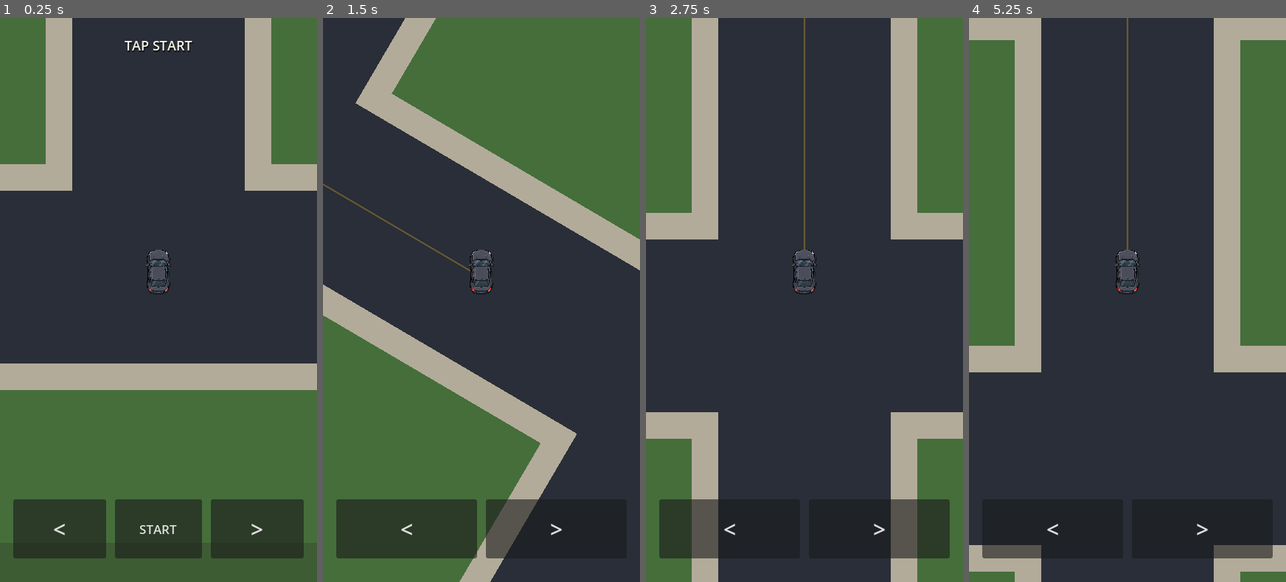
Above: before the commit, frames 1-4 (left to right).
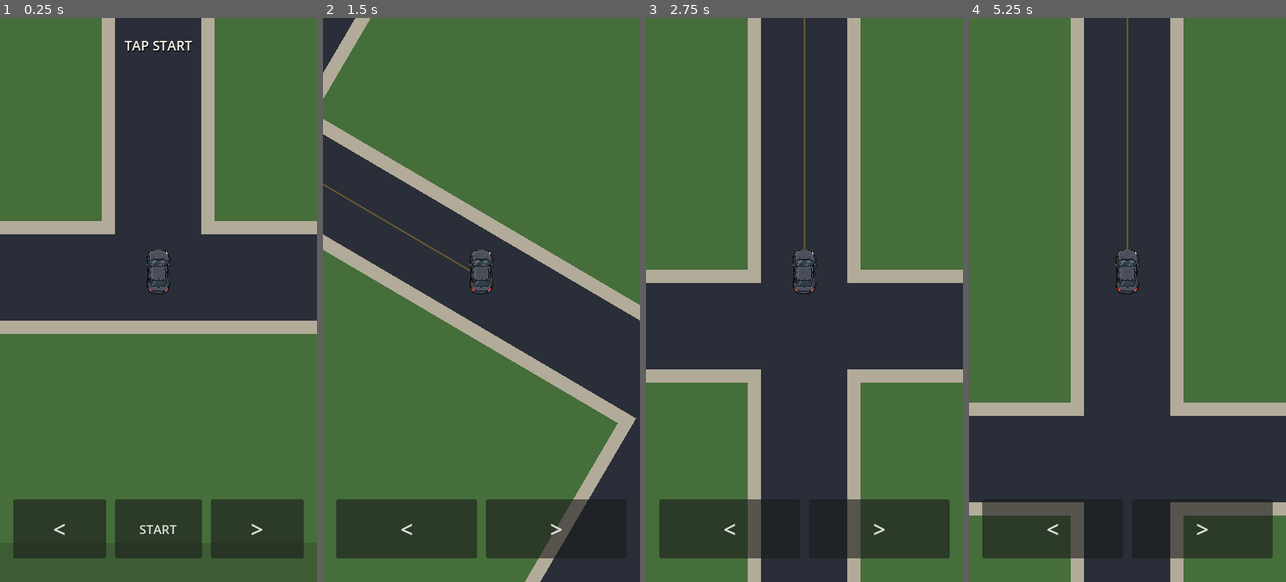
Above: after the commit, the same moments.

Repository: patrickcallahancomedy/comedian
Game: Godot game, scene res://scenes/drive/drive_module.tscn
The game is run twice, just before and just after one commit, with the same random seed, the same clock (stepped at 60 frames per second) and the same inputs.
Inputs (mouse positions are in pixels of both pictures, inside the frame that each line leads up to):
- Up to frame 1 (0.25 s): no input
- Up to frame 2 (1.5 s): click "START" at 0.5 s; tap Enter (ui_accept) at 1.25 s; move the mouse to (551, 271) at 1.27 s; hold Right from 1.28 s (still down); tap Space at 1.35 s; click (551, 271) at 1.42 s
- Up to frame 3 (2.75 s): tap Enter (ui_accept) at 1.52 s; release Right at 2 s; drag from (741, 328) to (788, 412) at 2.02 s
- Up to frame 4 (5.25 s): move the mouse to (1159, 175) at 2.77 s; hold Right 2.78-3.5 s; tap Space at 2.85, 4.35 s; drag from (1111, 412) to (1032, 215) at 3.52 s; move the mouse to (1222, 384) at 4.27 s; hold Left 4.28-5 s; tap Enter (ui_accept) at 4.52 s; drag from (1032, 215) to (1079, 159) at 5.02 s

The runs differ from the first frame. In frame 1, 33% of the frame differs, in the area x 0-100%, y 0-66%; in frame 2, 36%; in frame 3, 44%; in frame 4, 45%, in the area x 0-100%, y 0-100%.

Commit message:
Keep doubled road length with skinny widths

Diff:
--- a/godot/scripts/drive/drive_grid_controller.gd
+++ b/godot/scripts/drive/drive_grid_controller.gd
@@ -27,8 +27,8 @@
 const NEIGHBORHOOD_COLOR := Color(0.27, 0.43, 0.23)
 const NEIGHBORHOOD_SIDEWALK_COLOR := Color(0.70, 0.67, 0.60)
 const NEIGHBORHOOD_ROAD_COLOR := Color(0.16, 0.18, 0.22)
-const NEIGHBORHOOD_ROAD_WIDTH := 26.0
-const NEIGHBORHOOD_SIDEWALK_WIDTH := 34.0
+const NEIGHBORHOOD_ROAD_WIDTH := 13.0
+const NEIGHBORHOOD_SIDEWALK_WIDTH := 17.0
 const NEIGHBORHOOD_VISUAL_PADDING_CELLS := 1.5
 const NEIGHBORHOOD_EDGE_COLOR := Color(0.24, 0.36, 0.20)
 const RAMP_ASPHALT_COLOR := Color(0.12, 0.13, 0.15)
@@ -37,7 +37,7 @@
 const RAMP_EDGE_COLOR := Color(0.95, 0.94, 0.88, 0.92)
 const RAMP_GUIDE_COLOR := Color(1.0, 0.78, 0.24, 0.90)
 const RAMP_TEXTURE_COLOR := Color(0.04, 0.045, 0.055, 0.26)
-const RAMP_TERRAIN_PADDING := 144.0
+const RAMP_TERRAIN_PADDING := 72.0
 const HIGHWAY_ASPHALT_COLOR := Color(0.115, 0.125, 0.145)
 const HIGHWAY_ASPHALT_ALT := Color(0.135, 0.145, 0.165)
 const HIGHWAY_TEXTURE_COLOR := Color(0.04, 0.045, 0.055, 0.22)
@@ -48,14 +48,14 @@
 const HIGHWAY_TERRAIN_COLOR := Color(0.20, 0.29, 0.20)
 const HIGHWAY_TERRAIN_ALT := Color(0.23, 0.32, 0.22)
 const HIGHWAY_TERRAIN_GRID_COLOR := Color(0.08, 0.12, 0.08, 0.24)
-const HIGHWAY_TERRAIN_PADDING := 180.0
-const HIGHWAY_TERRAIN_CELL := 40.0
+const HIGHWAY_TERRAIN_PADDING := 90.0
+const HIGHWAY_TERRAIN_CELL := 20.0
 const CITY_GROUND_COLOR := Color(0.24, 0.255, 0.27)
 const CITY_SIDEWALK_COLOR := Color(0.52, 0.52, 0.50)
 const CITY_SIDEWALK_EDGE := Color(0.68, 0.67, 0.63, 0.55)
 const CITY_ROAD_COLOR := Color(0.105, 0.115, 0.13)
-const CITY_ROAD_WIDTH := 40.0
-const CITY_SIDEWALK_WIDTH := 60.0
+const CITY_ROAD_WIDTH := 20.0
+const CITY_SIDEWALK_WIDTH := 30.0
 const CITY_BUILDING_COLORS := [
 	Color(0.28, 0.25, 0.23),
 	Color(0.32, 0.30, 0.28),
@@ -953,7 +953,7 @@
 	var start_center_y := MAP.neighborhood_cell_center(MAP.NEIGHBORHOOD_GATE).y
 	var end_center_y := MAP.highway_entry_point().y
 	var start_half_width := NEIGHBORHOOD_ROAD_WIDTH * 0.5 + extra_width
-	var end_half_width := 28.0 + extra_width
+	var end_half_width := 14.0 + extra_width
 
 	return PackedVector2Array([
 		Vector2(rect.position.x, start_center_y - start_half_width),
@@ -971,7 +971,7 @@
 	).y
 	var end_center_y := _city_entry_point().y
 	var start_half_width := MAP.HIGHWAY_LANE_WIDTH * 0.5 + extra_width
-	var end_half_width := 44.0 + extra_width
+	var end_half_width := 22.0 + extra_width
 
 	return PackedVector2Array([
 		Vector2(rect.position.x, start_center_y - start_half_width),
--- a/godot/scripts/drive/drive_grid_map.gd
+++ b/godot/scripts/drive/drive_grid_map.gd
@@ -10,13 +10,13 @@
 
 const NEIGHBORHOOD_CELL := 80
 const HIGHWAY_CELL := 40
-const HIGHWAY_LANE_WIDTH := 20
+const HIGHWAY_LANE_WIDTH := 10
 const CITY_CELL := 120
 
 const NEIGHBORHOOD_RECT := Rect2(20, 620, 320, 320)
-const CONNECTOR_ONE_RECT := Rect2(340, 720, 160, 40)
-const HIGHWAY_RECT := Rect2(500, 700, 600, 80)
-const CONNECTOR_TWO_RECT := Rect2(1100, 760, 160, 40)
+const CONNECTOR_ONE_RECT := Rect2(340, 730, 160, 20)
+const HIGHWAY_RECT := Rect2(500, 720, 600, 40)
+const CONNECTOR_TWO_RECT := Rect2(1100, 760, 160, 20)
 const CITY_RECT := Rect2(1260, 480, 480, 480)
 
 const NEIGHBORHOOD_SIZE := Vector2i(4, 4)
--- a/godot/tests/drive_grid_test.gd
+++ b/godot/tests/drive_grid_test.gd
@@ -195,7 +195,7 @@
 	_check(drive.road_kind == "neighborhood", "Drive does not start in neighborhood")
 	_check(MAP.NEIGHBORHOOD_CELL == 80, "Neighborhood blocks are not doubled")
 	_check(MAP.HIGHWAY_CELL == 40, "Highway columns are not doubled")
-	_check(MAP.HIGHWAY_LANE_WIDTH == 20, "Highway lanes are not doubled")
+	_check(MAP.HIGHWAY_LANE_WIDTH == 10, "Highway lanes should stay skinny while road length is doubled")
 	_check(MAP.CITY_CELL == 120, "City blocks are not doubled")
 	_check(
 		is_equal_approx(drive.NEIGHBORHOOD_WORLD_SPEED, 40.0),
